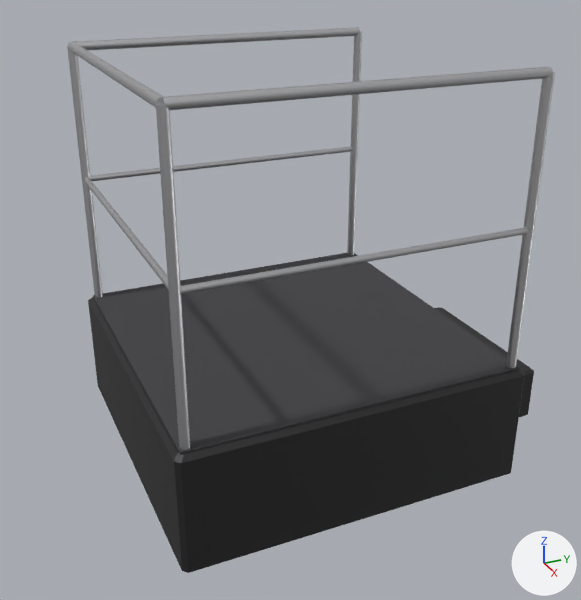
What one commit did to the glTF model apps/desktop/src/view3d/assets/pit/conductor-podium.glb.
Before and after are seen from a camera (50 mm lens) standing at (2.39, -1.06, 1.73) and looking at (0.06, -0.01, 0.56). Lighting does not change. The marker at lower right points along +X, +Y and +Z. The older version comes first. Where no turn or scale is listed for an object, it has been applied to the vertices. Vertices at exactly the same position are counted once.

In view in the first picture: 'felt', 'frame', 'metal'.
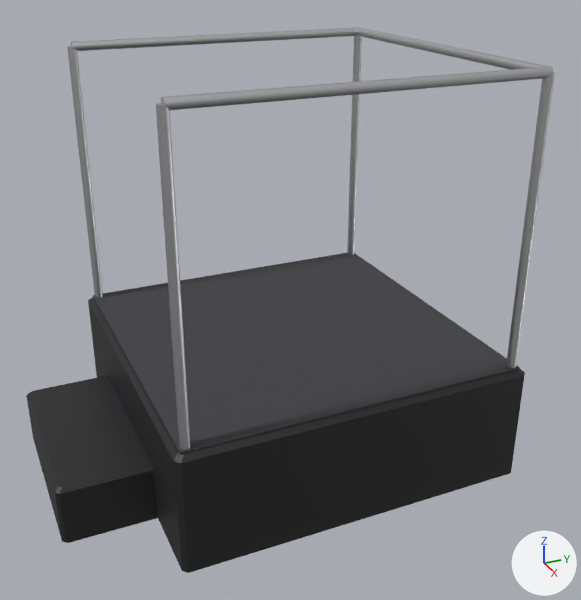
Changed parts and their boxes (x1, y1, x2, y2) in the pictures (581 x 600 px; the box of a moved part takes in the faces that stretch with it):
'frame', reshaped (12% wider): before (88, 297, 534, 573); after (26, 297, 525, 573)
part 1 of me_frame, moved or reshaped: before (435, 307, 534, 417); after (26, 376, 158, 543)
part 2 of me_metal, deleted: before (84, 146, 528, 294)
part 3 of me_metal, moved or reshaped: before (67, 31, 555, 450); after (67, 27, 555, 450)

The change, as a diff of the scene's bpy script:
```diff
--- a/apps/desktop/src/view3d/assets/pit/conductor-podium.glb.py
+++ b/apps/desktop/src/view3d/assets/pit/conductor-podium.glb.py
@@ me_frame @@
 # used by ob_frame; location = (0.0, 0.0, 0.0)
-me_frame.from_pydata(...)  # 64 vertices, 120 faces; spans x -0.6..0.6, y -0.6..0.9, z 0.0..0.42
+me_frame.from_pydata(...)  # 64 vertices, 120 faces; spans x -0.6..0.6, y -0.9..0.6, z 0.0..0.42
+# me_frame part 1: the loose piece of 32 vertices spanning x -0.32..0.32, y 0.58..0.9, z 0.0..0.21 is mirrored in y about the mesh origin
+# other edits to the shape of me_frame do not show in these pictures
 me_frame.materials.append(mat_frame)
@@ me_metal @@
 # used by ob_metal; location = (0.0, 0.0, 0.0)
-me_metal.from_pydata(...)  # 140 vertices, 280 faces; spans x -0.576..0.576, y -0.576..0.576, z 0.42..1.386
+me_metal.from_pydata(...)  # 96 vertices, 196 faces; spans x -0.576..0.576, y -0.576..0.576, z 0.41..1.386
+# me_metal part 2: the loose piece of 44 vertices spanning x -0.571..0.571, y -0.571..0.56, z 0.889..0.911 is deleted
+# me_metal part 3
+# 40 vertices are removed from x -0.576..0.576, y -0.576..0.576, z 0.42..1.381
+# 140 faces are deleted
+# 8 vertices are added at x -0.56..0.56, y 0.549..0.571, z 1.359..1.381
+# 32 new vertices lie (0.0, 0.0, -0.96) away from vertices in x -0.576..0.576, y -0.576..0.576, z 1.37
+# 140 new faces join them
 me_metal.materials.append(mat_metal)
```
